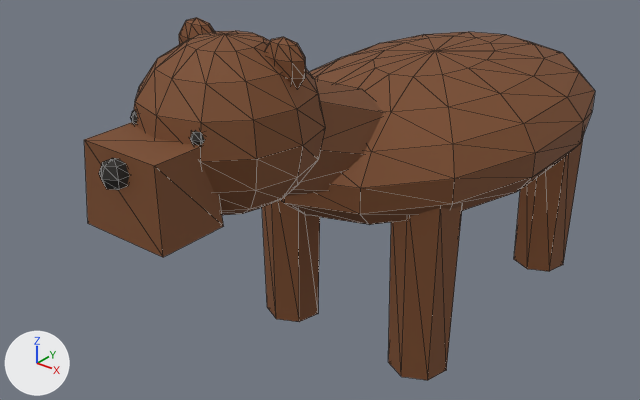
A saved change to the glTF model assets/animals/capybara.glb.
Before and after are seen from a 50 mm camera at (0.766, -1.122, 0.888) aimed at (-0.064, -0.085, 0.245). The lights are fixed; the arrows at lower left show +X, +Y and +Z. The older version comes first. Mesh edges are drawn as thin lines. Vertices at exactly the same position are counted once.

Objects in the first picture: 'SM_animals_capybara'.
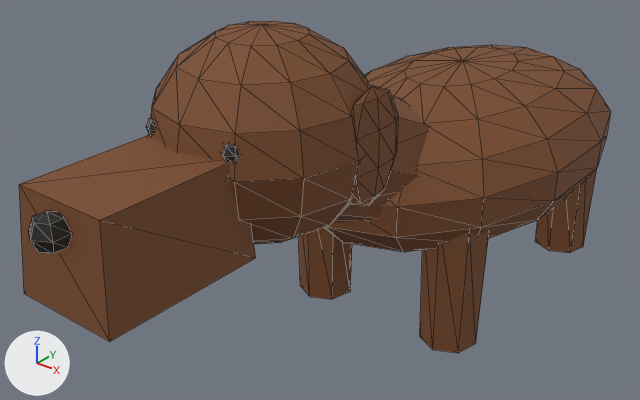
Pixel boxes [x1, y1, x2, y2] of what changed, in the pictures (640 x 400 px; the box of a moved part takes in the faces that stretch with it):
'SM_animals_capybara', reshaped (16% wider, 8% shorter)
    before: [84, 18, 595, 380]
    after: [19, 21, 611, 353]
part 1 of me_sm_animals_capybara, moved or reshaped
    before: [281, 32, 595, 225]
    after: [324, 45, 611, 252]
part 2 of me_sm_animals_capybara, moved or reshaped
    before: [388, 206, 462, 380]
    after: [420, 232, 489, 353]
part 3 of me_sm_animals_capybara, moved or reshaped
    before: [514, 135, 584, 271]
    after: [535, 168, 597, 253]
part 4 of me_sm_animals_capybara, moved or reshaped
    before: [262, 200, 320, 322]
    after: [299, 228, 352, 299]
part 5 of me_sm_animals_capybara, moved or reshaped
    before: [84, 123, 223, 257]
    after: [19, 135, 256, 341]
part 6 of me_sm_animals_capybara, moved or reshaped
    before: [99, 158, 129, 190]
    after: [28, 211, 72, 254]
part 7 of me_sm_animals_capybara, moved or reshaped
    before: [190, 131, 205, 145]
    after: [221, 144, 240, 162]
part 8 of me_sm_animals_capybara, moved or reshaped
    before: [130, 111, 137, 125]
    after: [146, 118, 155, 136]
part 9 of me_sm_animals_capybara, moved or reshaped
    before: [265, 37, 306, 88]
    after: [350, 85, 398, 206]
part 10 of me_sm_animals_capybara, moved or reshaped (not visible afterwards)
    before: [179, 18, 215, 45]
part 11 of me_sm_animals_capybara, moved or reshaped
    before: [132, 31, 384, 215]
    after: [148, 21, 429, 244]

Edits to the bpy script that builds the scene:
```text
Change me_sm_animals_capybara:
    used by ob_sm_animals_capybara; location = (0.0, 0.0, 0.0)
    remove me_sm_animals_capybara.from_pydata(...)  # 428 vertices, 800 faces; spans x -0.24..0.24, y -0.561..0.561, z 0.0..0.598
    add me_sm_animals_capybara.from_pydata(...)  # 428 vertices, 800 faces; spans x -0.24..0.24, y -0.662..0.662, z 0.0..0.592
    me_sm_animals_capybara part 1: the loose piece of 114 vertices spanning x -0.24..0.24, y -0.248..0.546, z 0.224..0.457 is scaled about its middle by (1, 1, 1.28), then moved by (0.0, 0.096, -0.072)
    me_sm_animals_capybara part 2: the loose piece of 14 vertices spanning x 0.081..0.189, y -0.128..-0.023, z 0.0..0.317 is scaled about its middle by (1, 1, 0.753), then moved by (0.0, 0.096, -0.039)
    me_sm_animals_capybara part 3: the loose piece of 14 vertices spanning x 0.081..0.189, y 0.316..0.42, z 0.0..0.317 is scaled about its middle by (1, 1, 0.753), then moved by (0.0, 0.096, -0.039)
    me_sm_animals_capybara part 4: the loose piece of 14 vertices spanning x -0.189..-0.081, y -0.128..-0.023, z 0.0..0.317 is scaled about its middle by (1, 1, 0.753), then moved by (0.0, 0.096, -0.039)
    me_sm_animals_capybara part 5: the loose piece of 8 vertices spanning x -0.068..0.068, y -0.539..-0.44, z 0.383..0.495 is scaled about its middle by (1.16, 2.4, 1.28), then moved by (0.0, -0.025, -0.045)
    me_sm_animals_capybara part 6: the loose piece of 20 vertices spanning x -0.017..0.017, y -0.561..-0.522, z 0.45..0.49 is scaled about its middle by 1.28, then moved by (0.0, -0.095, -0.036)
    me_sm_animals_capybara part 7: the loose piece of 20 vertices spanning x 0.041..0.063, y -0.468..-0.444, z 0.488..0.513 is scaled about its middle by 1.28, then moved by (0.014, 0.04, -0.028)
    me_sm_animals_capybara part 8: the loose piece of 20 vertices spanning x -0.063..-0.041, y -0.468..-0.444, z 0.488..0.513 is scaled about its middle by 1.28, then moved by (-0.014, 0.04, -0.028)
    me_sm_animals_capybara part 9: the loose piece of 34 vertices spanning x 0.041..0.107, y -0.347..-0.31, z 0.528..0.598 is scaled about its middle by (0.411, 3.48, 2.46), then moved by (0.068, 0.091, -0.121)
    me_sm_animals_capybara part 10: the loose piece of 34 vertices spanning x -0.107..-0.041, y -0.347..-0.31, z 0.528..0.598 is scaled about its middle by (0.411, 3.48, 2.46), then moved by (-0.068, 0.091, -0.121)
    me_sm_animals_capybara part 11: 102 of 428 vertices moved; they spanned x -0.124..0.124, y -0.483..-0.061, z 0.283..0.594 and now span x -0.158..0.158, y -0.451..0.05, z 0.198..0.592; mean shift (0.0, 0.071, -0.037); largest move (0.0, -0.353, 0.358) -> (0.073, -0.152, 0.499)
    other edits to the shape of me_sm_animals_capybara do not show in these pictures
```
